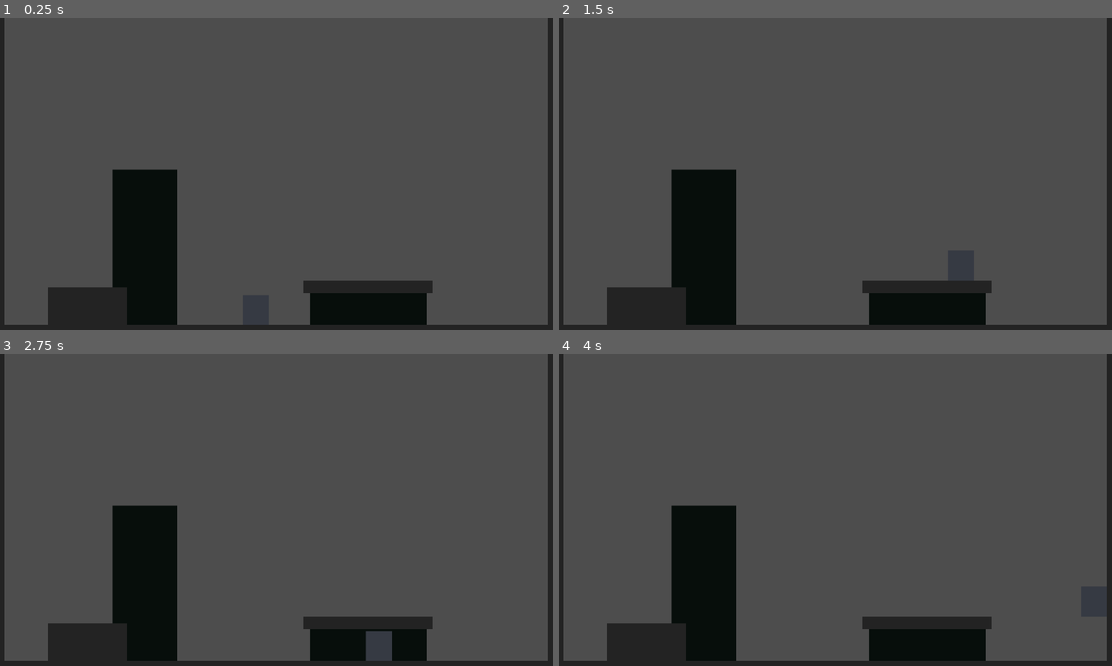
Above: before the commit, frames 1-4 (two rows, left to right).
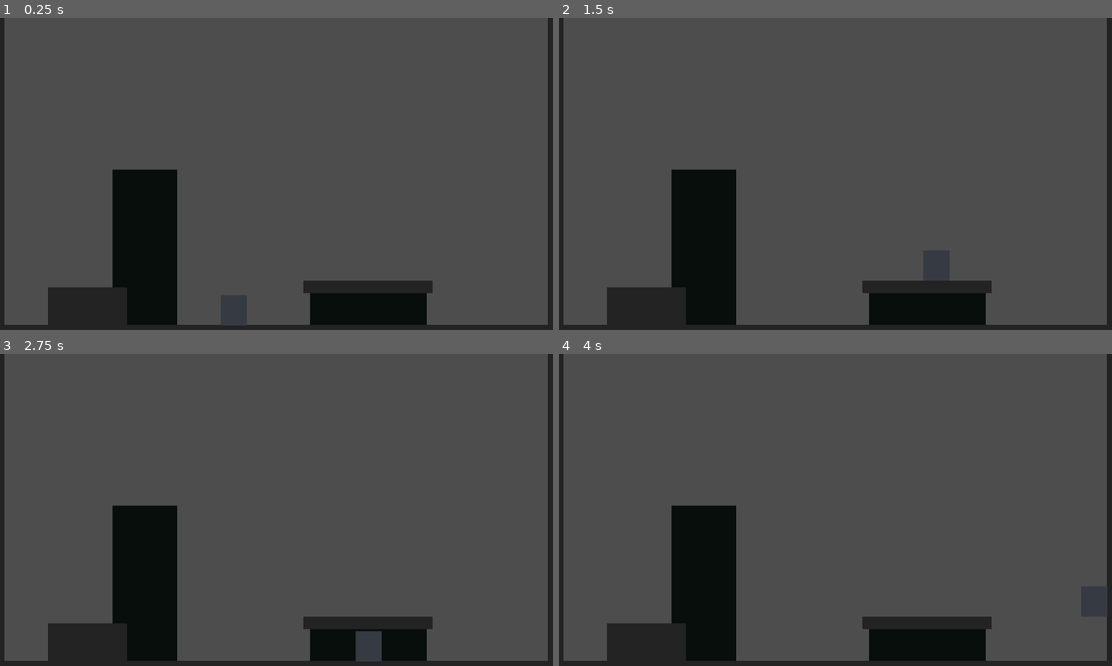
Above: after the commit, the same moments.

Repository: FuryGhost/AberrantMoon
Game: Godot game, scene res://scenes/main.tscn
Same seed, same stepped clock (60 frames per second), same inputs: the game is played once before the commit and once after it.
Inputs:
- Up to frame 1 (0.25 s): no input
- Up to frame 2 (1.5 s): tap Enter (jump) at 0.5, 0.77 s; hold Right (move_right) from 0.53 s (still down)
- Up to frame 3 (2.75 s): tap Enter (jump) at 1.52 s; release Right (move_right) at 2.03 s; hold Left (move_left) from 2.03 s (still down)
- Up to frame 4 (4 s): release Left (move_left) at 2.78 s; hold Right (move_right) from 2.78 s (still down); tap Enter (jump) at 3.02, 3.77 s

The runs differ from the first frame. In frame 3, 0.4% of the frame differs, in the area x 64-71%, y 88-99%; in frame 4, less than 0.1%.

Commit message:
Moved player back to main

Diff:
--- a/scenes/levels/level_1.tscn
+++ b/scenes/levels/level_1.tscn
@@ -1,6 +1,5 @@
-[gd_scene load_steps=12 format=3 uid="uid://bn218lmd123g4"]
+[gd_scene load_steps=11 format=3 uid="uid://bn218lmd123g4"]
 
-[ext_resource type="PackedScene" uid="uid://c14cya2662ku3" path="res://scenes/player.tscn" id="1_2l6im"]
 [ext_resource type="Script" path="res://scenes/levels/level_1.gd" id="1_43jy7"]
 
 [sub_resource type="WorldBoundaryShape2D" id="WorldBoundaryShape2D_ujxfy"]
@@ -65,9 +64,6 @@
 grow_horizontal = 2
 grow_vertical = 0
 color = Color(0.027451, 0.054902, 0.0431373, 1)
-
-[node name="Player" parent="." instance=ExtResource("1_2l6im")]
-position = Vector2(523, 541)
 
 [node name="Interactable" type="Node2D" parent="."]
 
--- a/scenes/main.tscn
+++ b/scenes/main.tscn
@@ -1,5 +1,6 @@
-[gd_scene load_steps=3 format=3 uid="uid://d23o2bqjkslol"]
+[gd_scene load_steps=4 format=3 uid="uid://d23o2bqjkslol"]
 
+[ext_resource type="PackedScene" uid="uid://c14cya2662ku3" path="res://scenes/player.tscn" id="1_dmvxb"]
 [ext_resource type="Script" path="res://scenes/main.gd" id="1_x1lw8"]
 [ext_resource type="PackedScene" uid="uid://bn218lmd123g4" path="res://scenes/levels/level_1.tscn" id="2_axl7h"]
 
@@ -7,3 +8,6 @@
 script = ExtResource("1_x1lw8")
 
 [node name="Level1" parent="." instance=ExtResource("2_axl7h")]
+
+[node name="Player" parent="." instance=ExtResource("1_dmvxb")]
+position = Vector2(480, 520)
